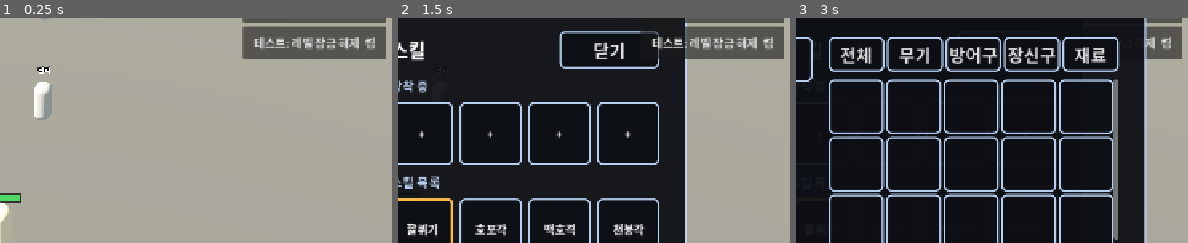
Above: before the commit, frames 1-3 (left to right).
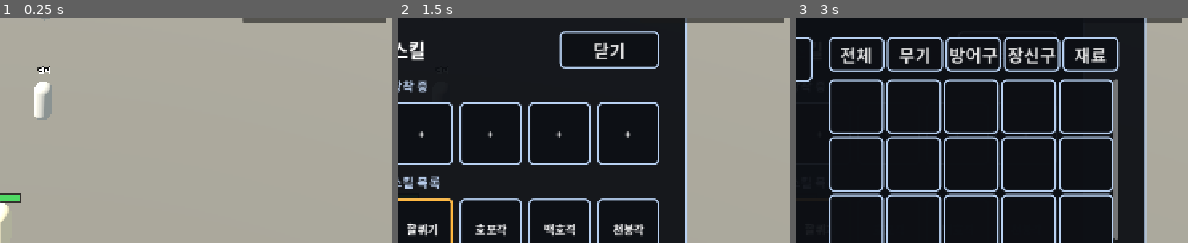
Above: after the commit, the same moments.

Repository: gogoalswo/MMORPG
Game: Godot game, scene res://main.tscn
The game is run twice, just before and just after one commit, with the same random seed, the same clock (stepped at 60 frames per second) and the same inputs.
Inputs (mouse positions are % of the whole screen's width and height, from its top left):
- Up to frame 1 (0.25 s): no input
- Up to frame 2 (1.5 s): click (36, 90) at 0.52 s; click "자동사냥" at 1.25 s
- Up to frame 3 (3 s): click "스킬" at 2 s; click "가방" at 2.75 s
The pictures show only the part of the screen within x 50-100%, y 9-59%; the shares and areas given below are measured in that part.

The runs differ from the first frame. In frame 1, 5.1% of the frame differs, in the area x 61-99%, y 3-19%; in frame 2, 3.9%; in frame 3, 1.3%.

Commit message:
레벨 잠금 해제 단추를 걷는다 — 쿨타임 0 단추만 남긴다
Co-Authored-By: Claude Opus 5 <noreply@anthropic.com>

Diff:
--- a/godot/game/game.gd
+++ b/godot/game/game.gd
@@ -1149,12 +1149,16 @@
 
 ## 테스트 스위치 단추 — 오른쪽 위. 누르면 World 에 요청하고, 글자는 표의 지금 값을 따른다
 ## (`_refresh_switches`). 스위치를 없애면 이 단추들도 걷는다 → skills.md "테스트 스위치"
+##
+## **쿨타임 0 하나만 단다.** 레벨 잠금 해제 단추는 2026-09-19 에 걷었다 (요청).
+## 스위치 자체와 World 쪽 처리는 그대로다 — 켜고 끄려면 `skills.json` 을 고친다
+const SWITCH_BUTTONS := ["cooldownOff"]
 func _build_test_switches() -> void:
 	var column := VBoxContainer.new()
 	column.add_theme_constant_override("separation", 6)
 	_ui_root.add_child(column)
 	_switch_buttons.clear()
-	for name in Skills.SWITCHES:
+	for name in SWITCH_BUTTONS:
 		var button := Button.new()
 		button.custom_minimum_size = Vector2(230, 52)
 		button.add_theme_font_size_override("font_size", 18)
--- a/godot/tests/ui_test.gd
+++ b/godot/tests/ui_test.gd
@@ -523,7 +523,9 @@
 		_fail("닫기를 눌렀는데 스킬창이 안 닫혔다")
 
 	# 테스트 스위치 단추 — 누르면 뒤집히고, 다시 누르면 돌아온다
-	for name in Skills.SWITCHES:
+	if game._switch_buttons.has("unlockAll"):
+		_fail("레벨 잠금 해제 단추는 걷었는데 아직 있다")
+	for name in game._switch_buttons:
 		var read := func() -> bool: return Skills.cooldown_off() if name == "cooldownOff" else Skills.unlock_all()
 		var was: bool = read.call()
 		game._switch_buttons[name].pressed.emit()
@@ -535,7 +537,7 @@
 	var corner: Rect2 = game._switch_buttons["cooldownOff"].get_global_rect()
 	if corner.end.x > 1280 or corner.position.y < 0 or corner.position.x < 640:
 		_fail("스위치 단추가 오른쪽 위가 아니다: %s" % corner)
-	print("  테스트 스위치 단추 %d개: 켜고 끄기 확인 (%s)" % [Skills.SWITCHES.size(), corner])
+	print("  테스트 스위치 단추 %d개: 켜고 끄기 확인 (%s)" % [game._switch_buttons.size(), corner])
 
 	# 새 문구 글자가 폰트에 있나 (부분집합이라 빠질 수 있다)
 	var font: Font = load(FONT)
Not shown, changed: docs/features/skills.md
